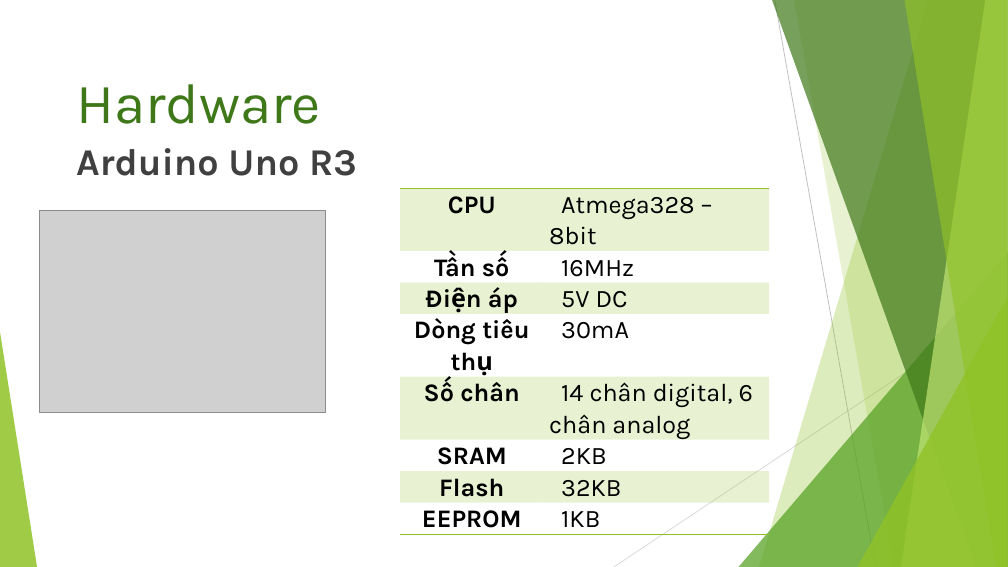
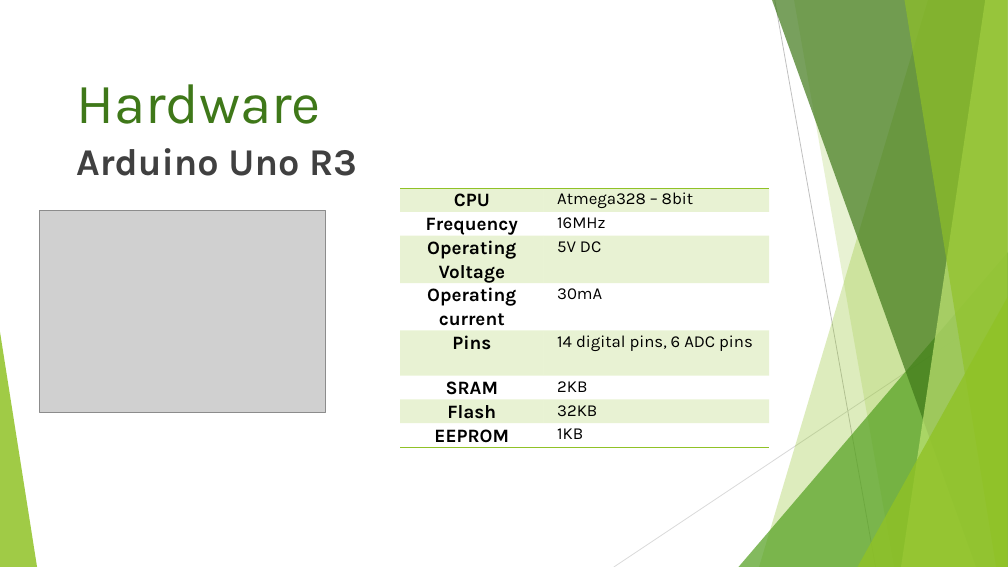
Before and after one commit to hhh98hd/-Arduino-Obstacle-Avoidance-Robot, a slide deck: slide 6 of [HoangHuyHoang_16020131]Fuzzy Logic.pptx. Drawn at 1008x567 pixels with LibreOffice and Linux fonts; fonts in the diff are those of the drawing; grey boxes stand for pictures. Boxes give left, top, right and bottom in pixels: in the first picture for what was removed or moved away, otherwise in the second. Text is boxed around its words. In the diff, an @@ line names an element or a change of style, - is before the commit and + after.

```diff
--- a/[HoangHuyHoang_16020131]Fuzzy Logic.pptx
+++ b/[HoangHuyHoang_16020131]Fuzzy Logic.pptx
@@ table at (400, 188, 769, 452) @@
-row 2, column 1: Tần số
+row 2, column 1: Frequency
-row 3, column 1: Điện áp
+row 3, column 1: Operating Voltage
-row 4, column 1: Dòng tiêu thụ
+row 4, column 1: Operating current
-row 5, column 1: Số chân
+row 5, column 1: Pins
-row 5, column 2: 14 chân digital, 6 chân analog
+row 5, column 2: 14 digital pins, 6 ADC pins
@@ size 24 to 18 pt in "CPU", "SRAM", "Flash", "EEPROM" @@
@@ size 24 to 16 pt in "Atmega328 – 8bit", "16MHz", "5V DC", "30mA" and 3 more places @@
```
